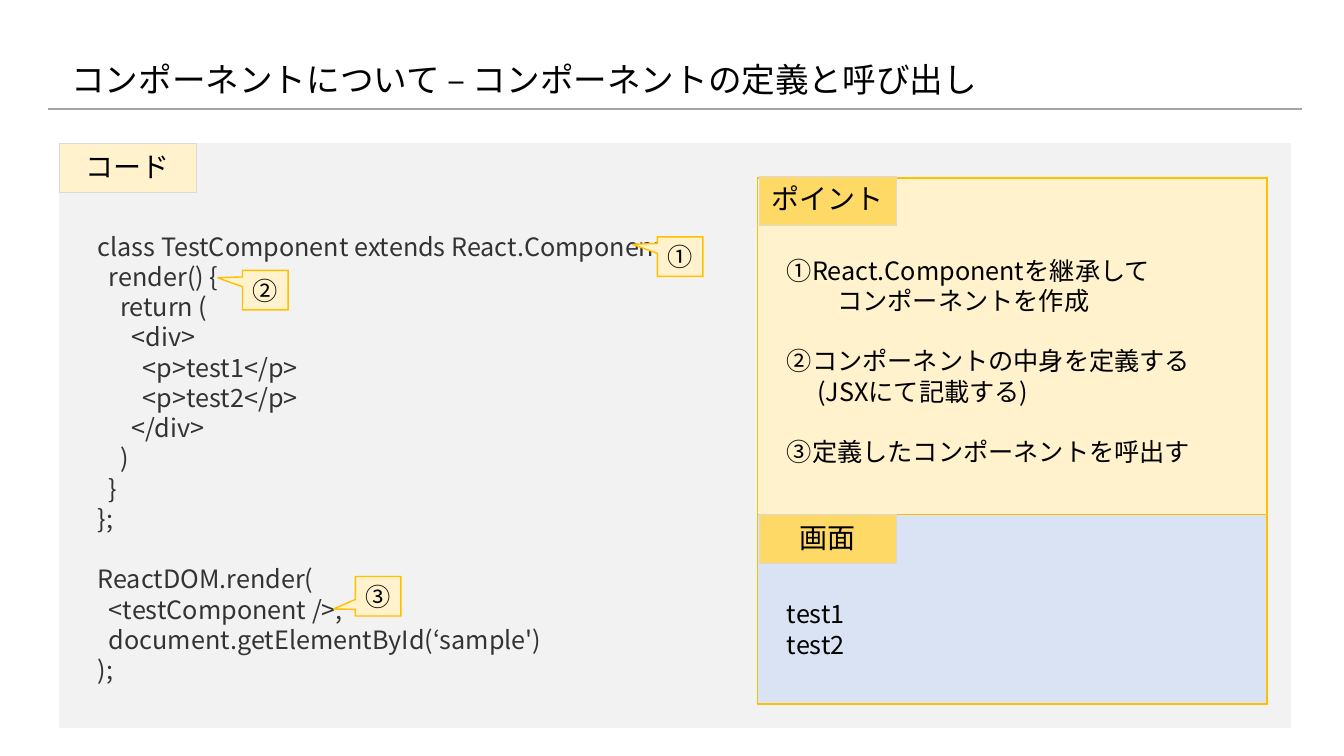
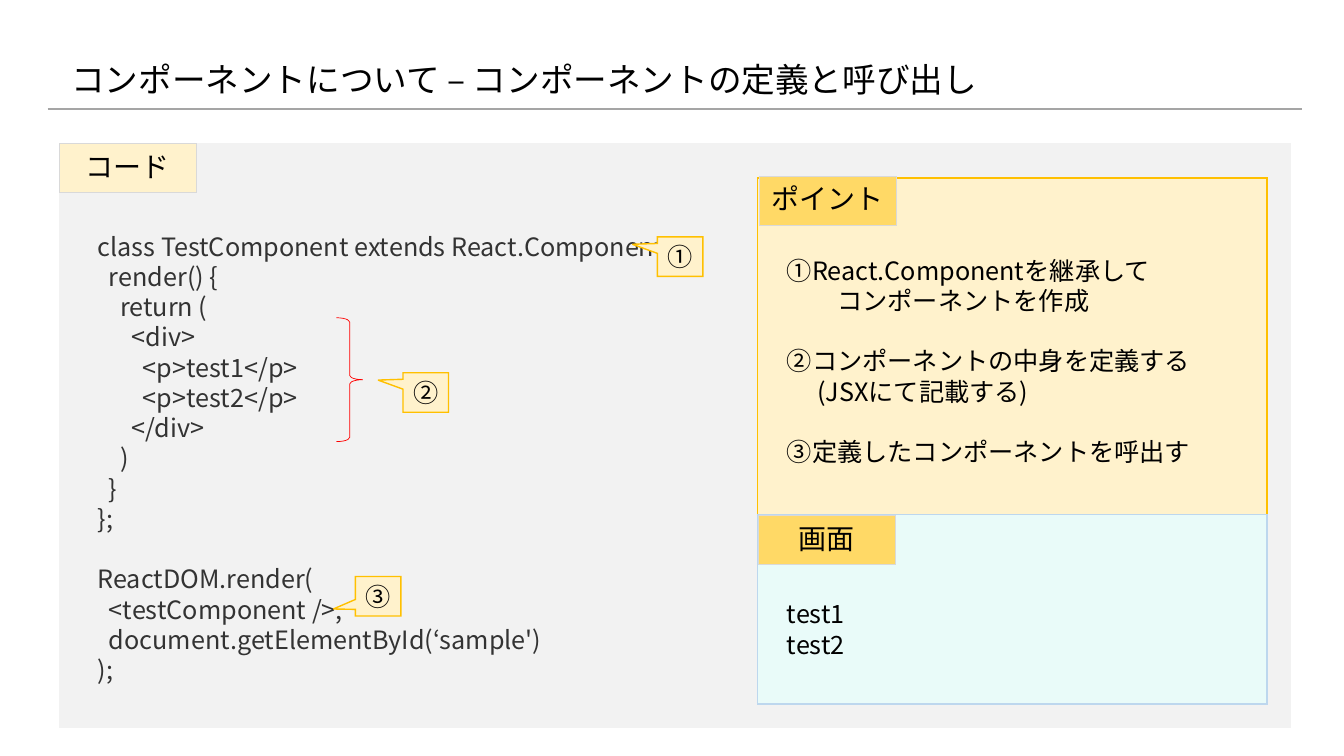
Before and after one commit to konnpeitoon/diary, a slide deck: slide 13 of doc/01_勉強会/01_勉強会資料/20180719_勉強会/02.資料/Reactの基礎知識 .pptx (slide 8 before the commit). Drawn at 1344x756 pixels with LibreOffice and Linux fonts; fonts in the diff are those of the drawing; background and template pictures are left out. Boxes give left, top, right and bottom in pixels: in the first picture for what was removed or moved away, otherwise in the second. Text is boxed around its words. In the diff, an @@ line names an element or a change of style, - is before the commit and + after.

```diff
--- a/doc/01_勉強会/01_勉強会資料/20180719_勉強会/02.資料/Reactの基礎知識 .pptx
+++ b/doc/01_勉強会/01_勉強会資料/20180719_勉強会/02.資料/Reactの基礎知識 .pptx
@@ right brace added at [337, 318, 363, 442], outline #FF0000 0.5 pt @@
@@ speech box "②": place and size @@
-speech box "②" at [243, 270, 288, 310]
+speech box "②" at [403, 373, 449, 412]
@@ rectangle at [758, 515, 1267, 705]: fill #DAE3F3 to #E9FBF9; outline #FFC000 1 pt to #BDD7EE 1 pt @@
```
Also in this commit, not shown: 8 other slides changed, 10 slides added, 3 slides removed.
